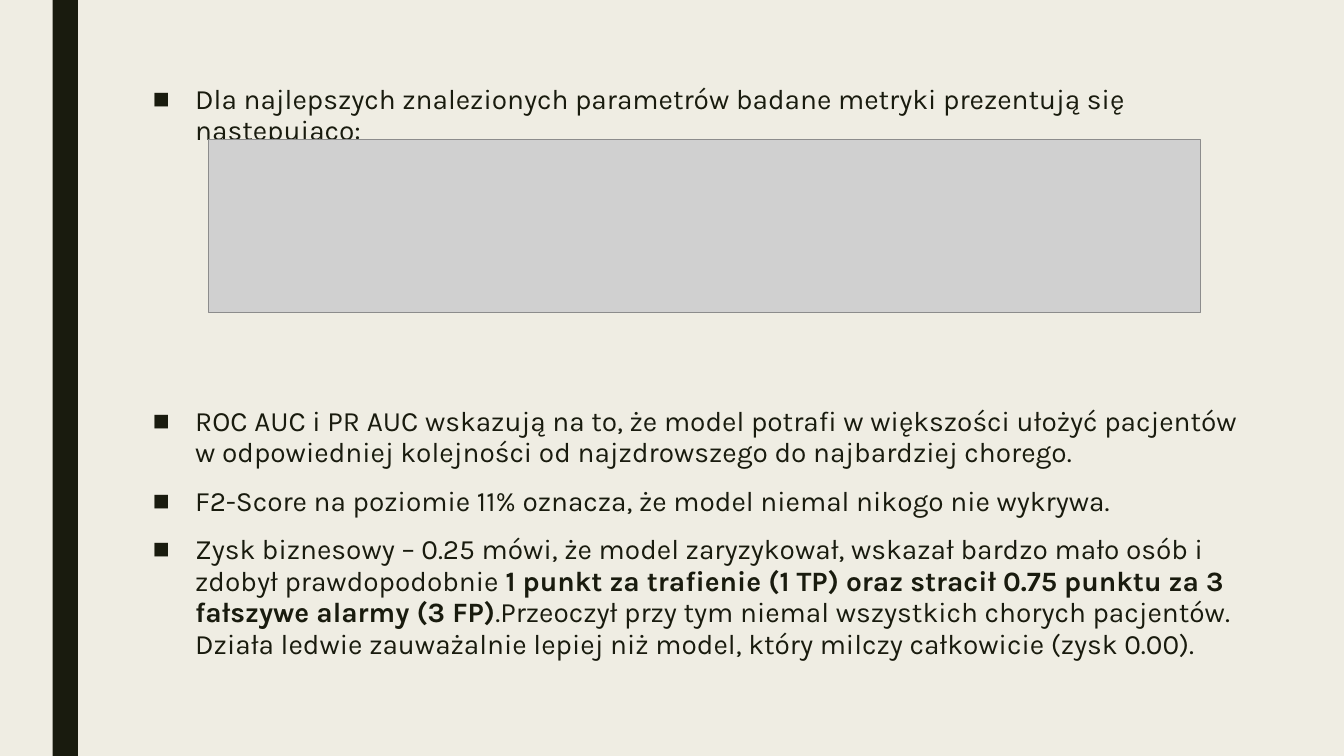
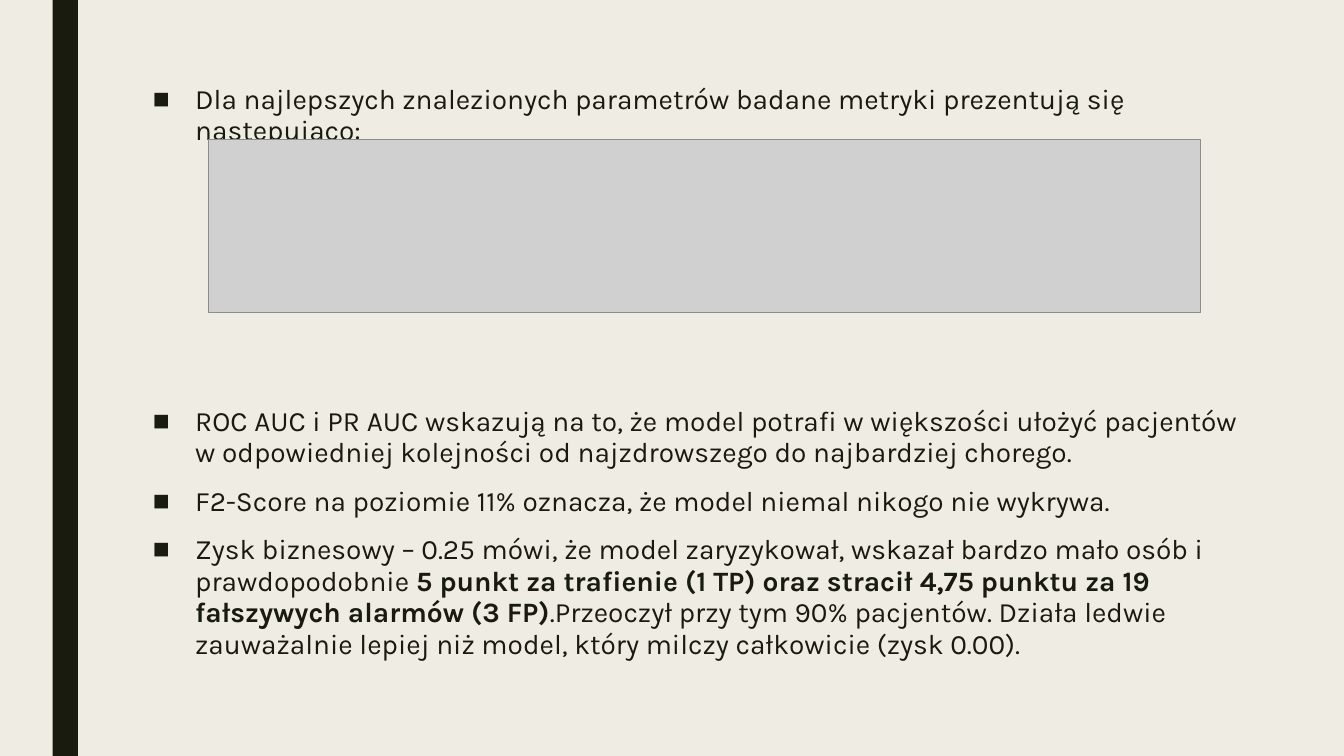
Before and after one commit to Zajecia-na-PWr-LR/lista-4-projekt-grupowy-2, a slide deck: slide 25 of Stroke.pptx. Drawn at 1344x756 pixels with LibreOffice and Linux fonts; fonts in the diff are those of the drawing; grey boxes stand for pictures. Boxes give left, top, right and bottom in pixels: in the first picture for what was removed or moved away, otherwise in the second. Text is boxed around its words. In the diff, an @@ line names an element or a change of style, - is before the commit and + after.

```diff
--- a/Stroke.pptx
+++ b/Stroke.pptx
@@ text at (195,537,1203,661): text changed @@
-■ Zysk biznesowy – 0.25 mówi, że model zaryzykował, wskazał bardzo mało osób i zdobył prawdopodobnie 1 punkt za trafienie (1 TP) oraz stracił 0.75 punktu za 3 fałszywe alarmy (3 FP).Przeoczył przy tym niemal wszystkich chorych pacjentów. Działa ledwie zauważalnie lepiej niż model, który milczy całkowicie (zysk 0.00).
+■ Zysk biznesowy – 0.25 mówi, że model zaryzykował, wskazał bardzo mało osób i prawdopodobnie 5 punkt za trafienie (1 TP) oraz stracił 4,75 punktu za 19 fałszywych alarmów (3 FP).Przeoczył przy tym 90% pacjentów. Działa ledwie zauważalnie lepiej niż model, który milczy całkowicie (zysk 0.00).
```
Also in this commit, not shown: 1 other slide changed.
